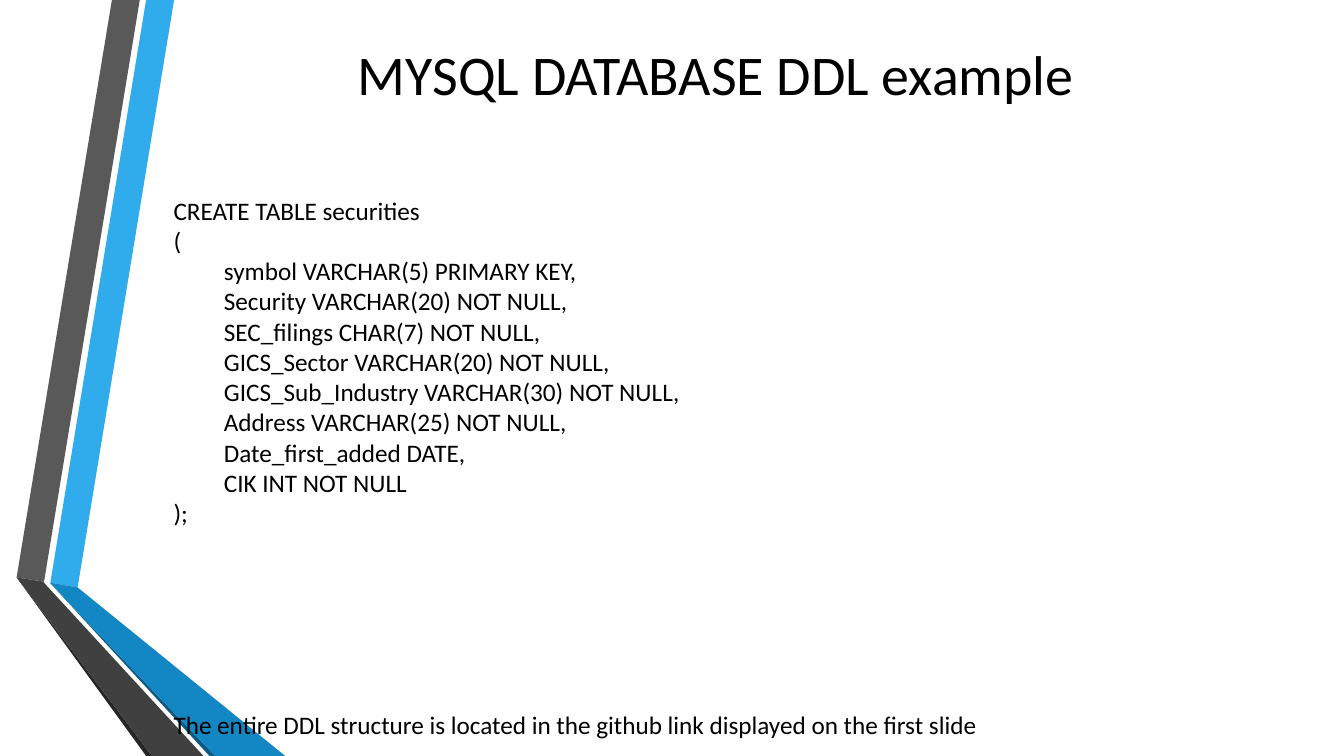
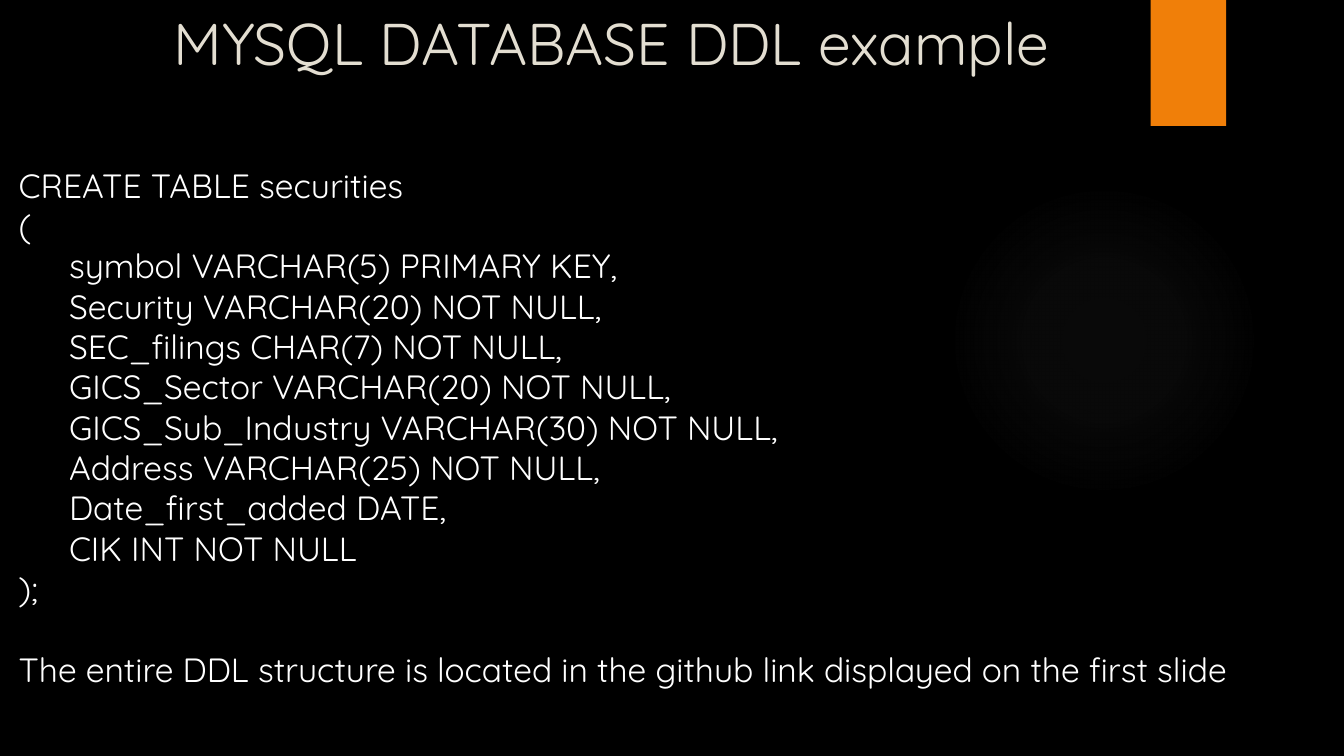
Before and after one commit to DSSMU/MSDS7330_Project, a slide deck: slide 7 of NYSE Analysis With MySQL.pptx. Drawn at 1344x756 pixels with LibreOffice and Linux fonts; fonts in the diff are those of the drawing; background and template pictures are left out. Boxes give left, top, right and bottom in pixels: in the first picture for what was removed or moved away, otherwise in the second. Text is boxed around its words. In the diff, an @@ line names an element or a change of style, - is before the commit and + after.

```diff
--- a/NYSE Analysis With MySQL.pptx
+++ b/NYSE Analysis With MySQL.pptx
@@ title "MYSQL DATABASE DDL example" at (x1=174, y1=21, x2=1049, y2=77): size 40 to 42 pt, font Calibri to Quicksand, text colour #000000 to #E3DED1; alignment centre to left; vertical alignment middle to top @@
@@ rectangle added at (x1=1150, y1=0, x2=1226, y2=126), fill #F07F09 @@
@@ text "CREATE TABLE securities" moved from (x1=174, y1=202, x2=976, y2=740) to (x1=19, y1=174, x2=1227, y2=689) @@
@@ text "CREATE TABLE securities" at (x1=19, y1=174, x2=1227, y2=689): size 18 to 24 pt, font Calibri to Quicksand, text colour #000000 to #FFFFFF @@
@@ ellipse added at (x1=949, y1=185, x2=1259, y2=495), fill gradient #848484 @@
@@ group removed at (x1=16, y1=0, x2=285, y2=756): 6 freeform shapes @@
```
Also in this commit, not shown: 8 other slides changed, 8 slides added.
